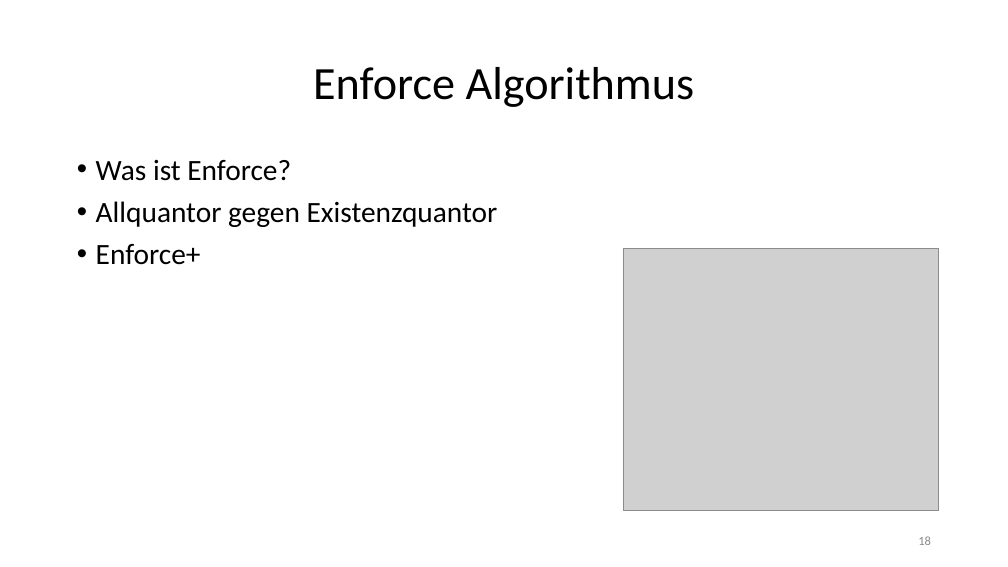
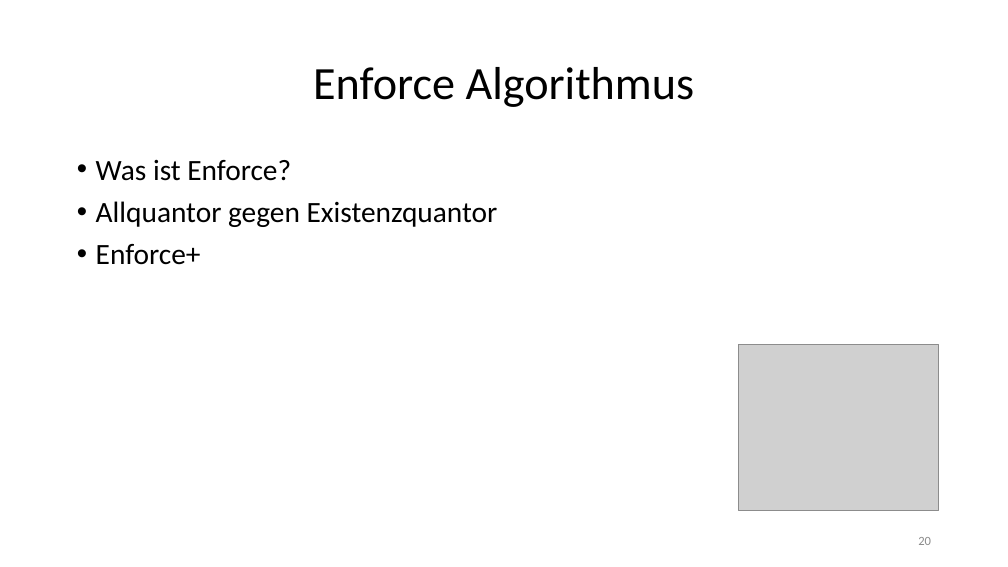
Before and after one commit to jhbruhn/fmes, a slide deck: slide 20 of Dokumentation/Roboter.pptx (slide 18 before the commit). Drawn at 1008x567 pixels with LibreOffice and Linux fonts; fonts in the diff are those of the drawing; grey boxes stand for pictures. Boxes give left, top, right and bottom in pixels: in the first picture for what was removed or moved away, otherwise in the second. Text is boxed around its words. In the diff, an @@ line names an element or a change of style, - is before the commit and + after.

```diff
--- a/Dokumentation/Roboter.pptx
+++ b/Dokumentation/Roboter.pptx
@@ picture: place and size @@
-picture at <box>624,248,939,510</box>
+picture at <box>739,344,939,510</box>
@@ page number at <box>918,537,931,545</box>: text changed @@
-18
+20
```
Also in this commit, not shown: 12 other slides changed, 4 slides added, 2 slides removed.
